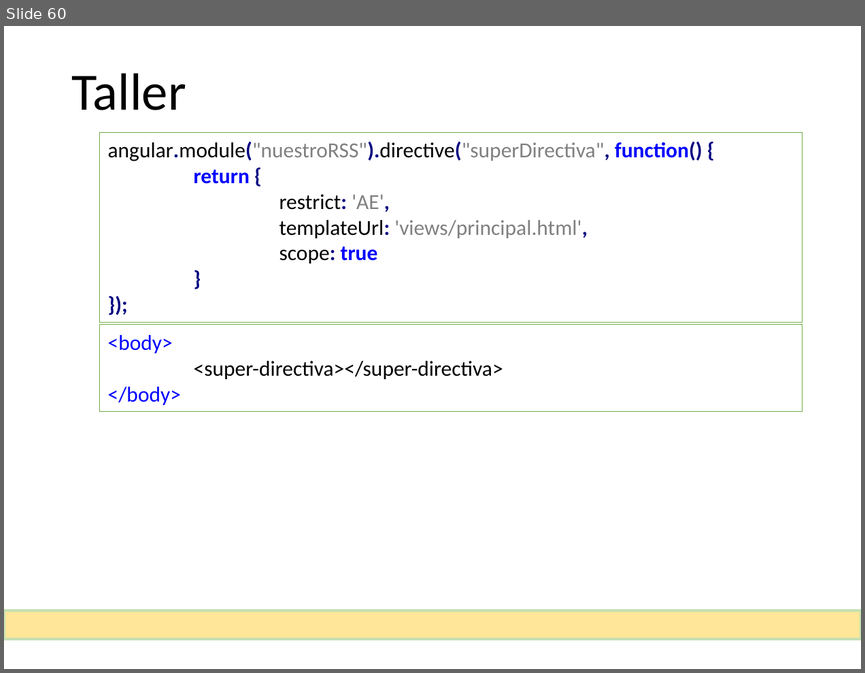
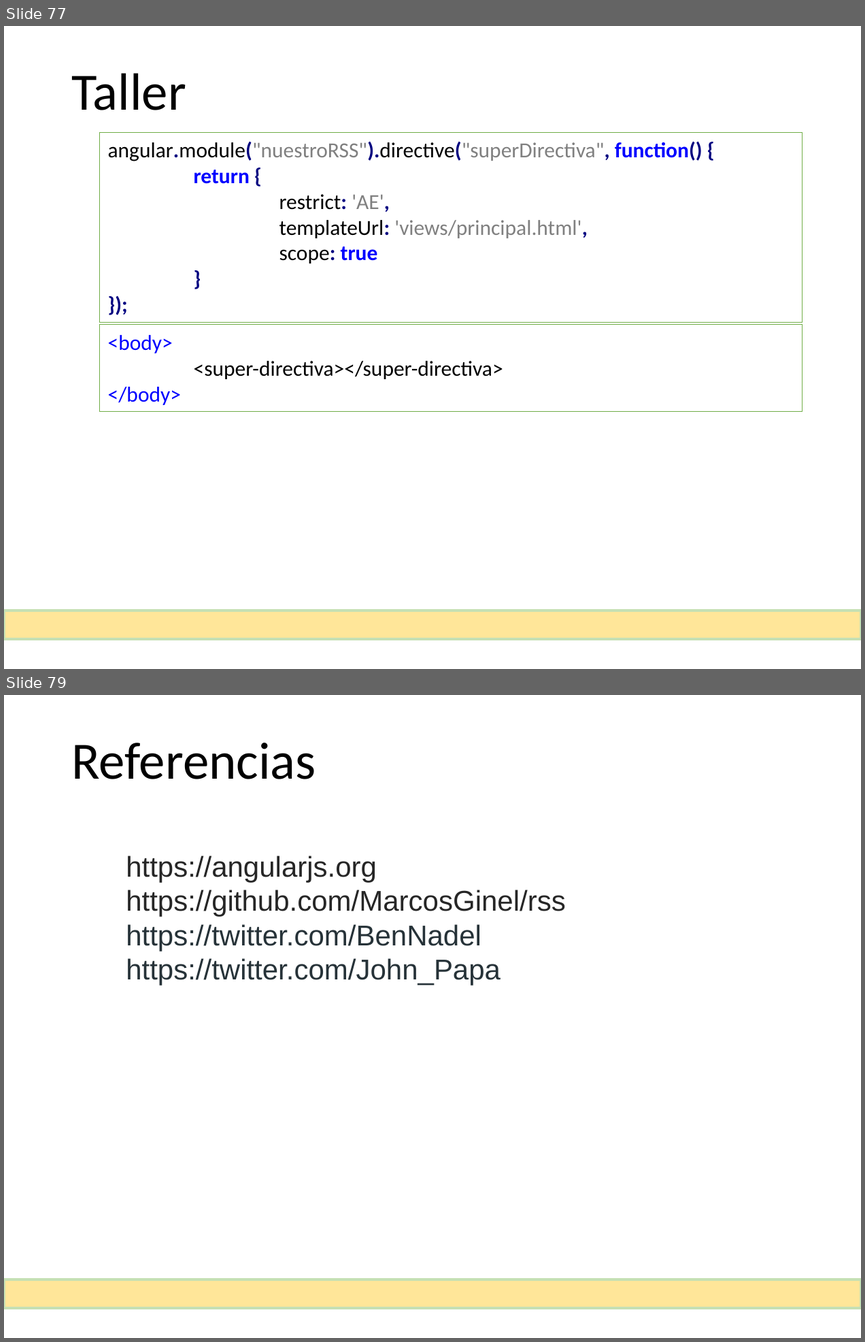
Before and after one commit to MarcosGinel/rss, a slide deck: documentacion/Taller de AngularJS.pptx. Shown one above the other, each under a label of ours: slide 60 before the commit, slides 77 and 79 after it; the slides between them are not shown. The pictures are 865x673 and 865x1342 pixels, drawn with LibreOffice and Linux fonts; fonts in the diff are those of the drawing. Boxes give left, top, right and bottom in pixels: in the first picture for what was removed or moved away, otherwise in the second. Text is boxed around its words. In the diff, an @@ line names an element or a change of style, - is before the commit and + after.

```diff
--- a/documentacion/Taller de AngularJS.pptx
+++ b/documentacion/Taller de AngularJS.pptx
@@ slide 79 added at <box>4,695,861,1338</box>, background #FFFFFF @@
@@ title added at <box>71,743,316,779</box>, 44 pt, text #000000 @@
+Referencias
@@ text added at <box>126,855,565,985</box>, 24 pt, text #263238 @@
+https://angularjs.org
+https://github.com/MarcosGinel/rss
+https://twitter.com/BenNadel
+https://twitter.com/John_Papa
@@ rectangle added at <box>4,1279,860,1307</box>, fill #FFE699, outline #C5E0B4 2.25 pt @@
@@ what was slide 60 is now slide 77 @@
```
Also in this commit, not shown: 7 slides changed, 20 other slides added, 3 slides removed, 2 other files.
